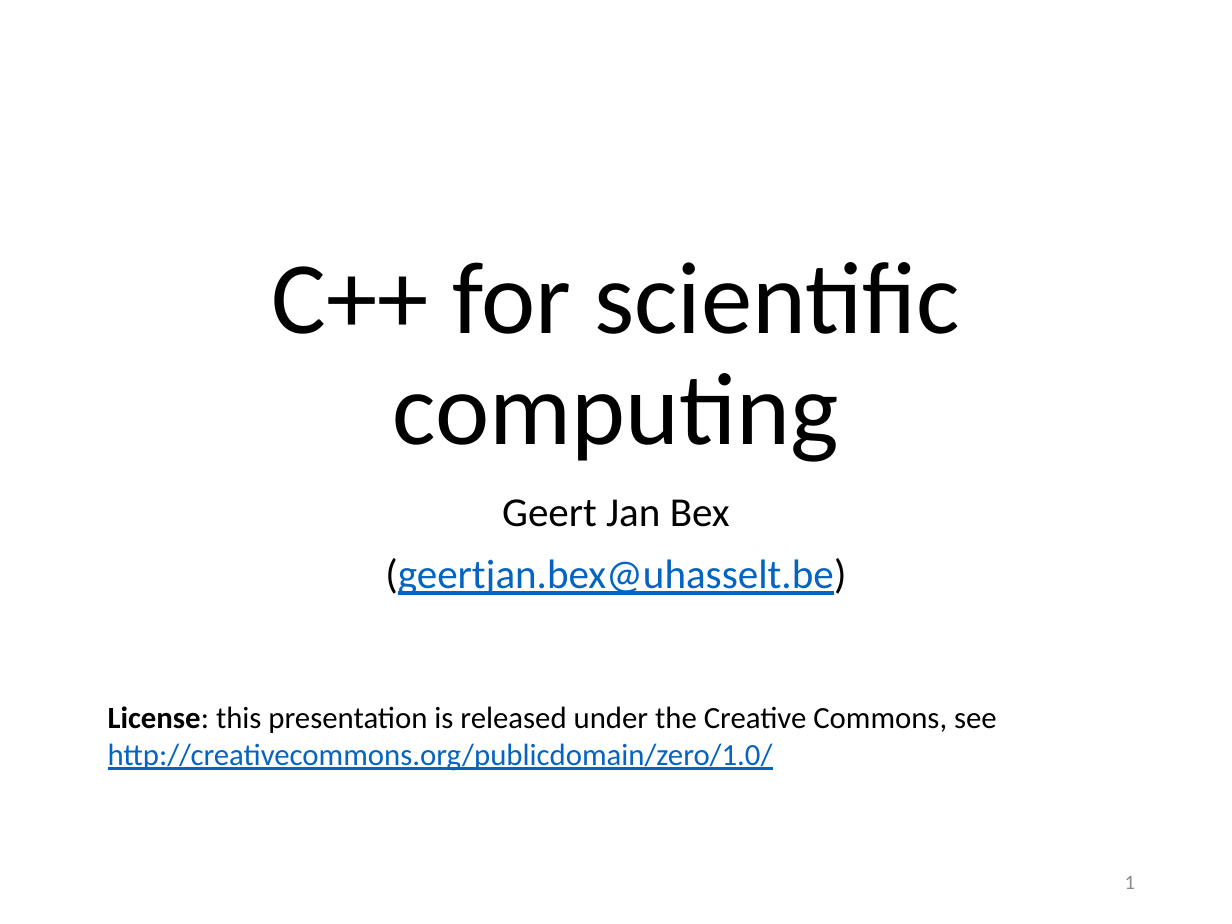
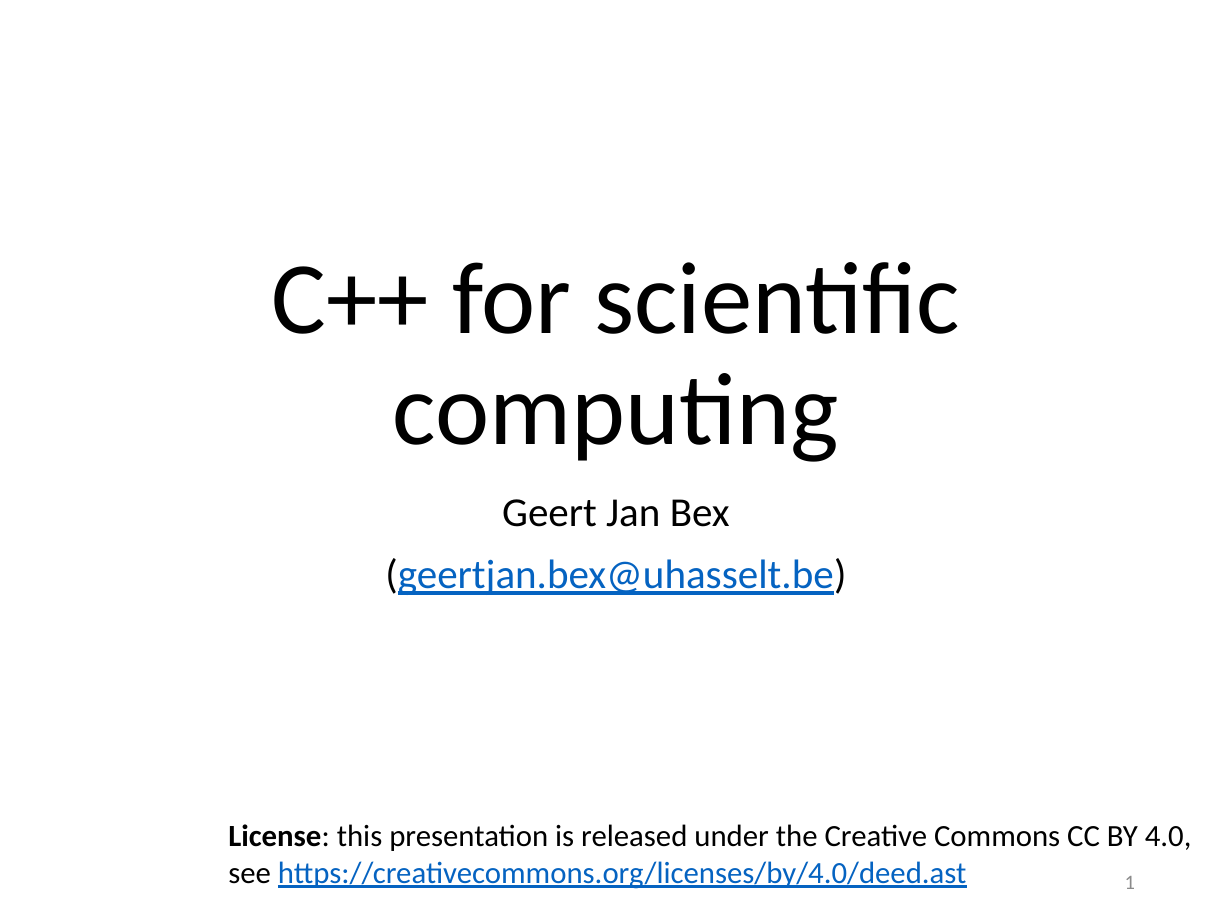
Before and after one commit to gjbex/Scientific-C-plus-plus, a slide deck: slide 1 of scientific_cpp.pptx. Drawn at 1232x924 pixels with LibreOffice and Linux fonts; fonts in the diff are those of the drawing. Boxes give left, top, right and bottom in pixels: in the first picture for what was removed or moved away, otherwise in the second. Text is boxed around its words. In the diff, an @@ line names an element or a change of style, - is before the commit and + after.

Commit message:
Fix license
Change license to CC BY 4.0.

```diff
--- a/scientific_cpp.pptx
+++ b/scientific_cpp.pptx
@@ text at box(228, 824, 1192, 889): text changed @@
-License: this presentation is released under the Creative Commons, see
-http://creativecommons.org/publicdomain/zero/1.0/
+License: this presentation is released under the Creative Commons CC BY 4.0,
+see https://creativecommons.org/licenses/by/4.0/deed.ast
```
